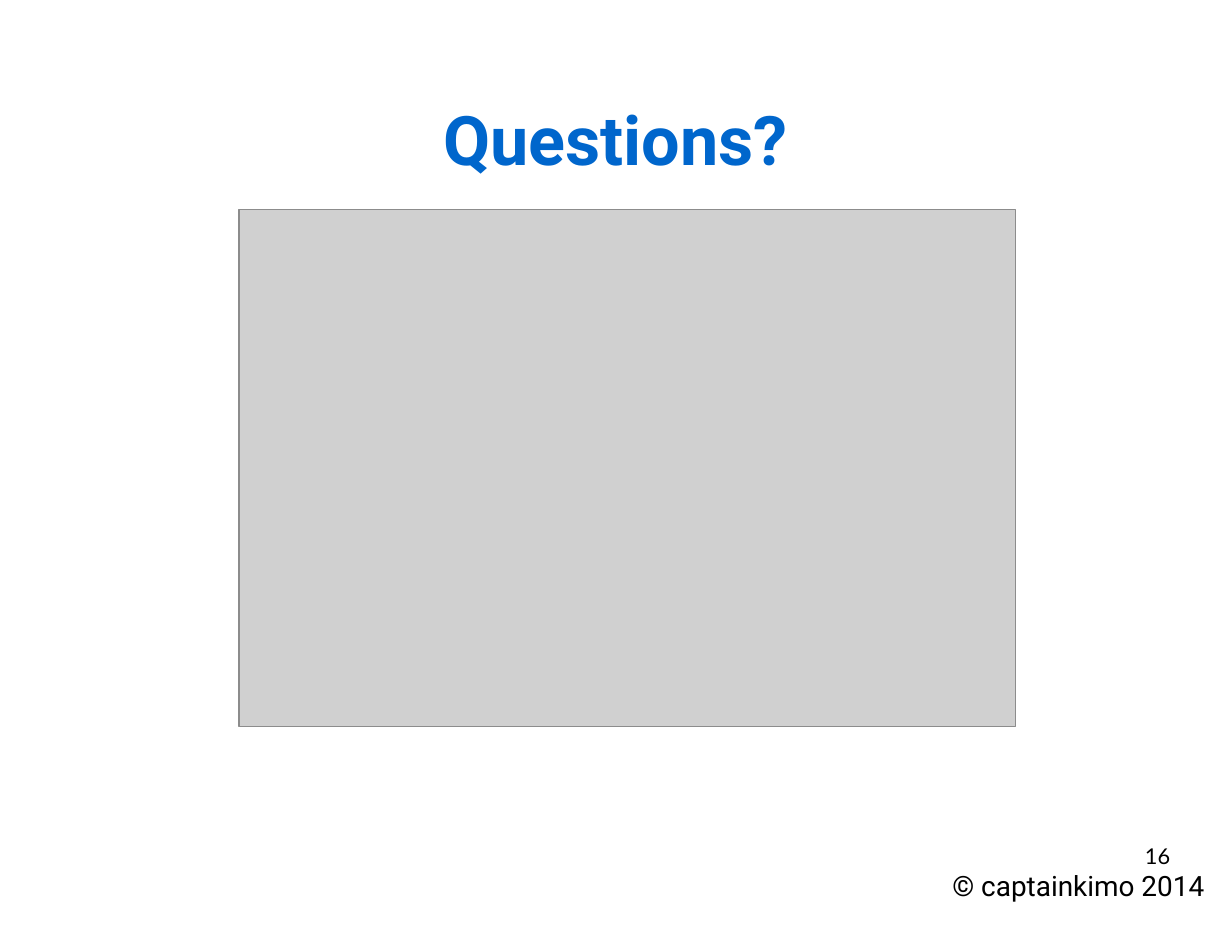
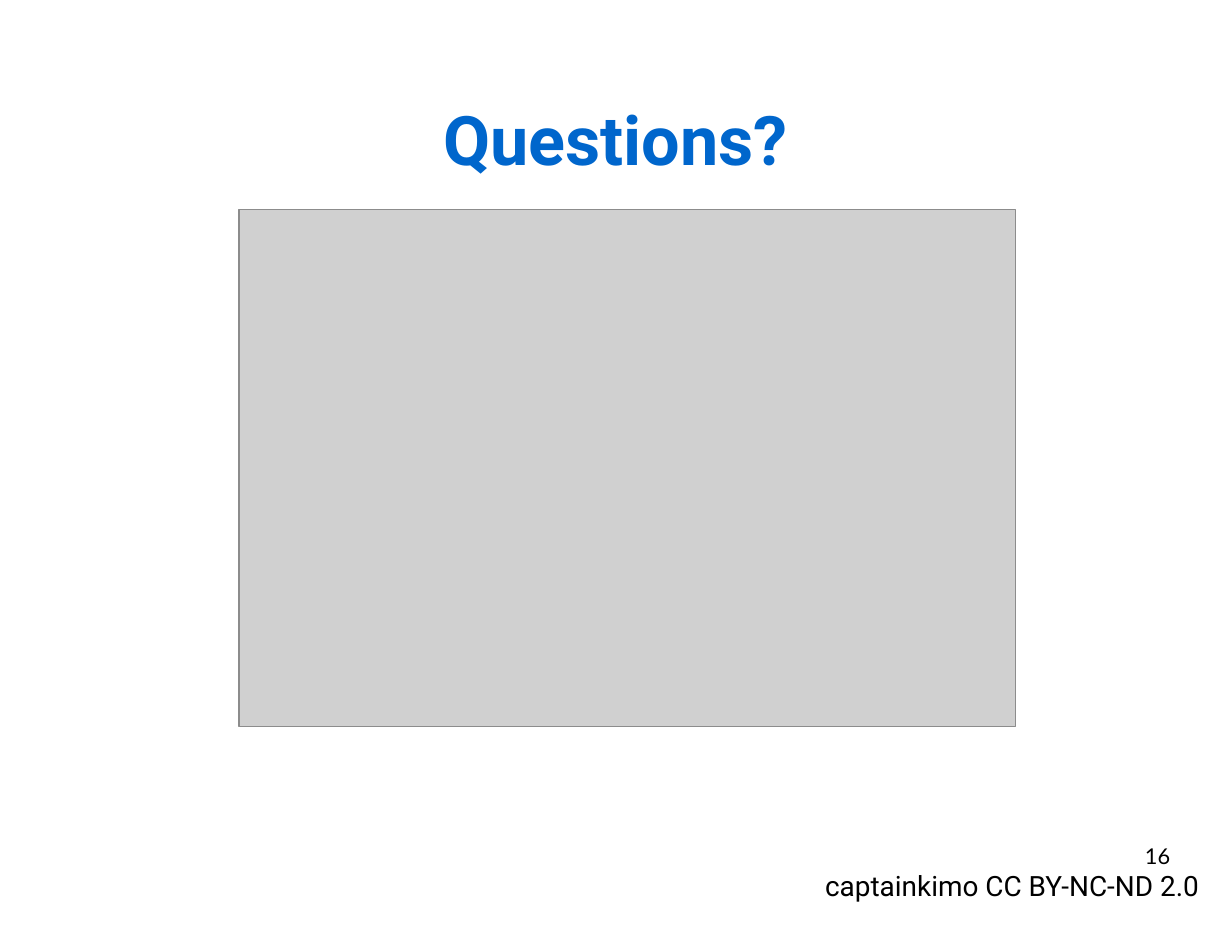
Before and after one commit to Rekyt/lynchlabpresentation2014, a slide deck: slide 16 of LabMeetingPresentation.odp. Drawn at 1232x925 pixels with LibreOffice and Linux fonts; fonts in the diff are those of the drawing; grey boxes stand for pictures. Boxes give left, top, right and bottom in pixels: in the first picture for what was removed or moved away, otherwise in the second. Text is boxed around its words. In the diff, an @@ line names an element or a change of style, - is before the commit and + after.

```diff
--- a/LabMeetingPresentation.odp
+++ b/LabMeetingPresentation.odp
@@ text at <box>825,875,1199,902</box>: text changed @@
-© captainkimo 2014
+captainkimo CC BY-NC-ND 2.0
```
Also in this commit, not shown: 3 other slides changed.
